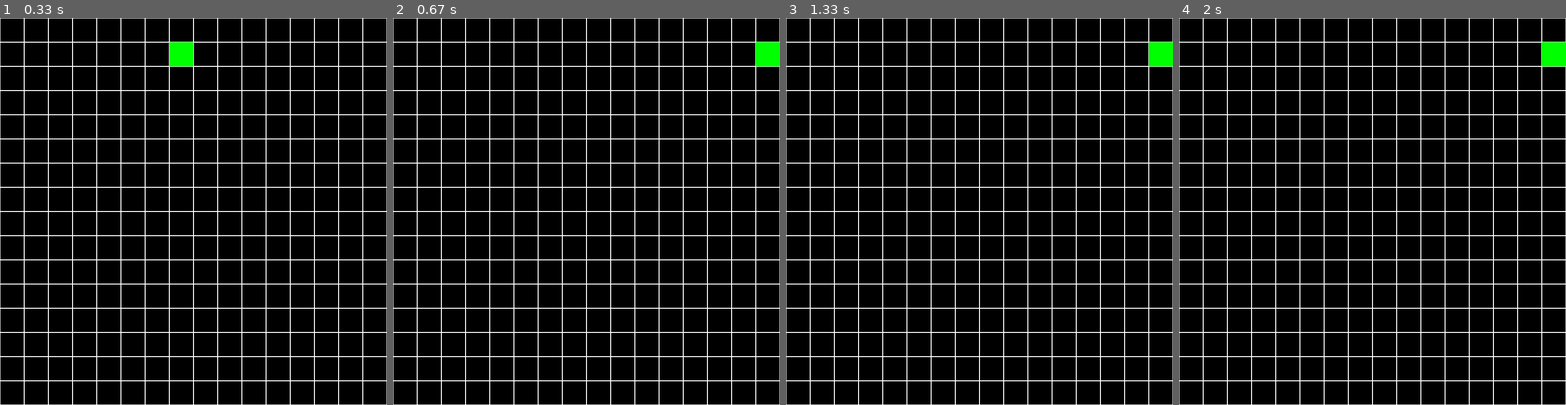
Above: before the commit, frames 1-4 (left to right).
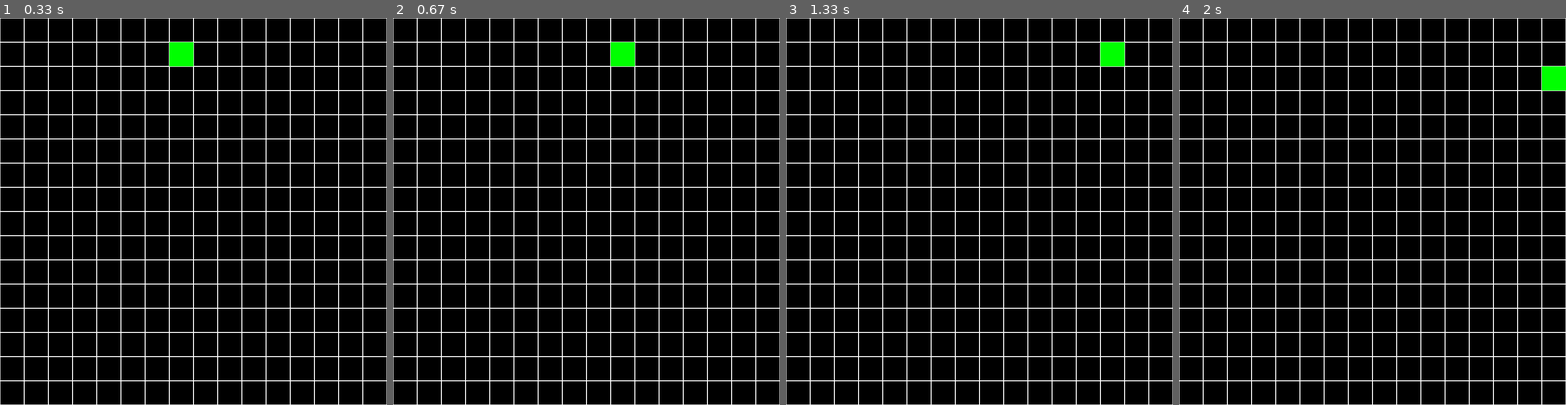
Above: after the commit, the same moments.

Repository: AlejandroFeriaGonzalez/snake-pygame
Game: pygame game, started from snake.py
Same seed, same stepped clock (60 frames per second), same inputs: the game is played once before the commit and once after it.
Inputs:
- Up to frame 1 (0.33 s): no input
- Up to frame 2 (0.67 s): hold Right from 0.33 s (still down)
- Up to frame 3 (1.33 s): release Right at 0.8 s; hold Right from 1.17 s (still down)
- Up to frame 4 (2 s): release Right at 1.63 s; hold Down from 1.67 s (still down)

Frame 1 is identical in both runs. In frame 2, 0.8% of the frame differs, in the area x 56-100%, y 6-13%; in frame 3, 0.8%; in frame 4, 0.8%.

Commit message:
movimiento

Diff:
--- a/bloque.py
+++ b/bloque.py
@@ -1,6 +1,4 @@
 from random import randrange
-from typing import Any
-
 import pygame
 
 from constantes import *
@@ -11,33 +9,45 @@
     def __init__(self, color: str, *groups):
         super().__init__(*groups)
 
+        self.relentizacion = 10
         self.image = pygame.Surface((TILE_SIZE, TILE_SIZE))
         self.rect = self.image.fill(color)
         self.posicion = [randrange(*RANGE), randrange(*RANGE)]
+
         self.rect.topleft = mapa[(self.posicion[0], self.posicion[1])]
 
         self.direccion = ""  # arriba, abajo, derecha, izquierda
+        self.contador = 0
 
     def input(self):
         keys = pygame.key.get_pressed()
         try:
-            if keys[pygame.K_UP]:
-                self.posicion[1] -= 1
-            if keys[pygame.K_DOWN]:
-                self.posicion[1] += 1
-            if keys[pygame.K_LEFT]:
-                self.posicion[0] -= 1
-            if keys[pygame.K_RIGHT]:
-                self.posicion[0] += 1
+            if keys[pygame.K_UP] and self.direccion != "abajo":
+                self.direccion = "arriba"
+            if keys[pygame.K_DOWN] and self.direccion != "arriba":
+                self.direccion = "abajo"
+            if keys[pygame.K_LEFT] and self.direccion != "derecha":
+                self.direccion = "izquierda"
+            if keys[pygame.K_RIGHT] and self.direccion != "izquierda":
+                self.direccion = "derecha"
 
             self.rect.topleft = mapa[(self.posicion[0], self.posicion[1])]
         except KeyError:
-            pass
-            # perdio por salir del mapa
-            # exit()
+            exit()  # perdio por salir del mapa
 
     def movimiento(self):
         pass
 
-    def update(self, *args: Any, **kwargs: Any) -> None:
+    def update(self) -> None:
         self.input()
+        self.contador += 1
+        if self.contador > self.relentizacion:
+            if self.direccion == "arriba":
+                self.posicion[1] -= 1
+            elif self.direccion == "abajo":
+                self.posicion[1] += 1
+            elif self.direccion == "izquierda":
+                self.posicion[0] -= 1
+            elif self.direccion == "derecha":
+                self.posicion[0] += 1
+            self.contador = 0
--- a/snake.py
+++ b/snake.py
@@ -4,15 +4,16 @@
 import bloque
 from constantes import *
 
+screen = pg.display.set_mode([WINDOWS] * 2)
+clock = pygame.Clock()
+culebra = pg.sprite.Group()
+cabeza = bloque.Bloque('green', culebra)
+# cola = bloque.Bloque('green', culebra)
+
+manzana = pg.sprite.GroupSingle()
+
 
 def main():
-    screen = pg.display.set_mode([WINDOWS] * 2)
-    clock = pygame.Clock()
-    culebra = pg.sprite.Group()
-    cabeza = bloque.Bloque('green', culebra)
-
-    manzana = pg.sprite.GroupSingle()
-
     while True:
         for event in pg.event.get():
             if event.type == pg.QUIT:
